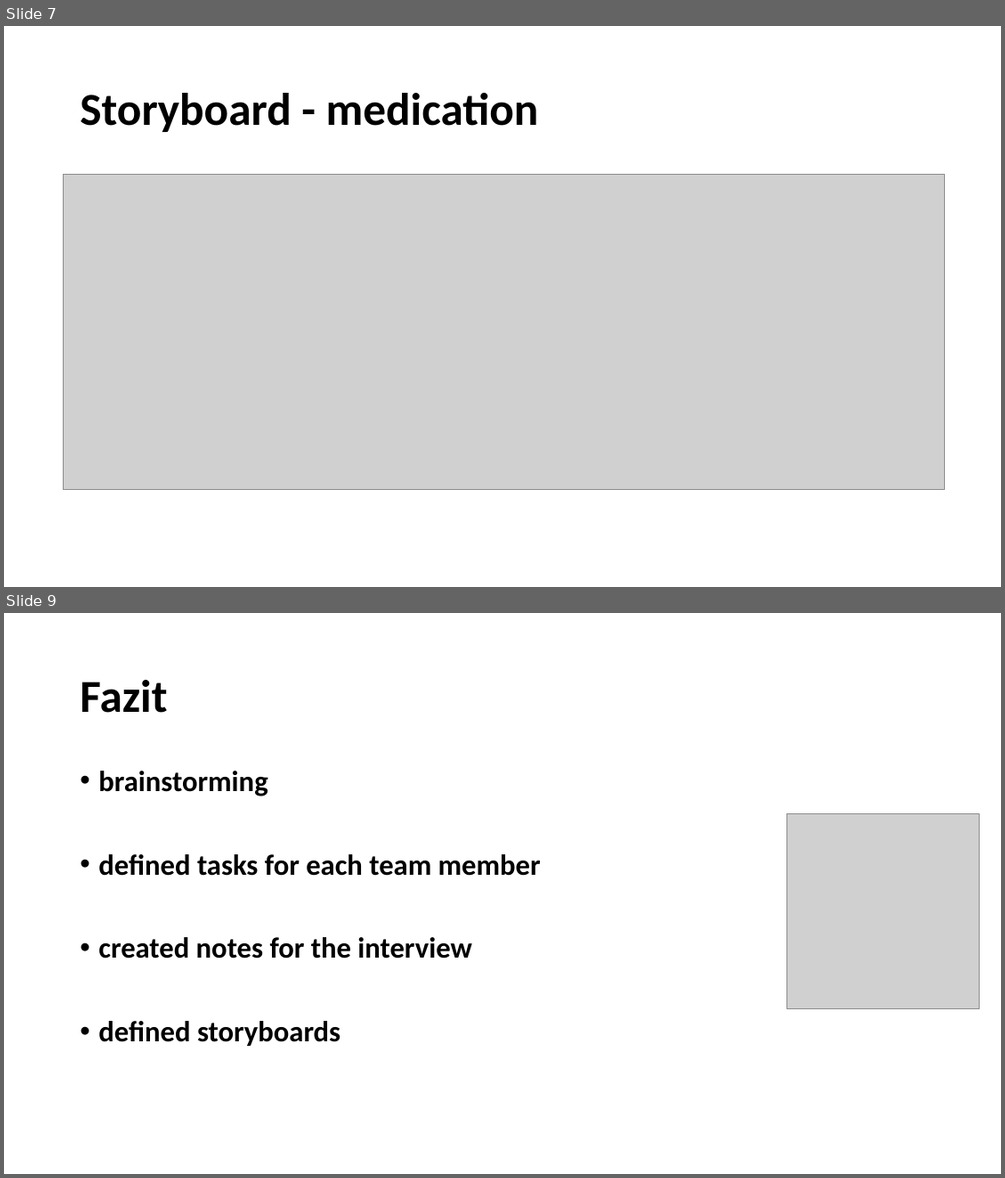
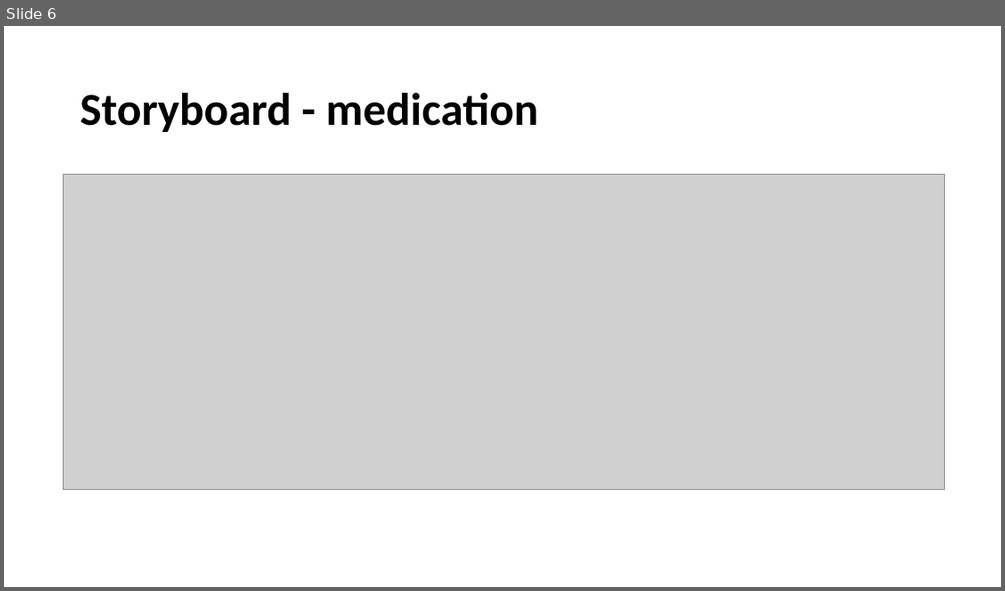
Before and after one commit to wirtj1/relatives, a slide deck: Orange/doc/CS01/task03/Task03.pptx. Shown one above the other, each under a label of ours: slides 7 and 9 before the commit, slide 6 after it; the slides between them are not shown. The pictures are 1005x1178 and 1005x591 pixels, drawn with LibreOffice and Linux fonts; fonts in the diff are those of the drawing; grey boxes stand for pictures. Boxes give left, top, right and bottom in pixels: in the first picture for what was removed or moved away, otherwise in the second. Text is boxed around its words. In the diff, an @@ line names an element or a change of style, - is before the commit and + after.

```diff
--- a/Orange/doc/CS01/task03/Task03.pptx
+++ b/Orange/doc/CS01/task03/Task03.pptx
@@ slide 9 removed at (4, 613, 1001, 1174), background #FFFFFF @@
@@ title removed at (80, 680, 167, 713) @@
-Fazit
@@ text removed at (98, 771, 541, 1046) @@
-• brainstorming
-• defined tasks for each team member
-• created notes for the interview
-• defined storyboards
@@ picture removed at (787, 814, 979, 1008) @@
@@ what was slide 7 is now slide 6 @@
```
Also in this commit, not shown: 3 slides changed, 1 slide added, 1 other slide removed.
